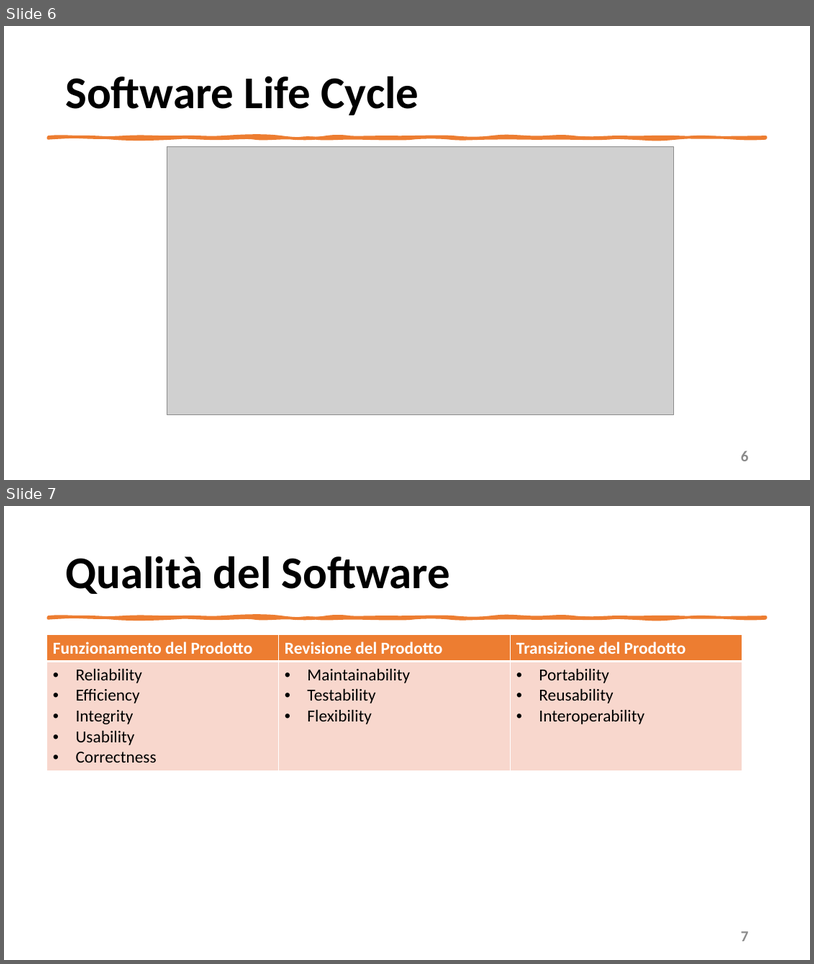
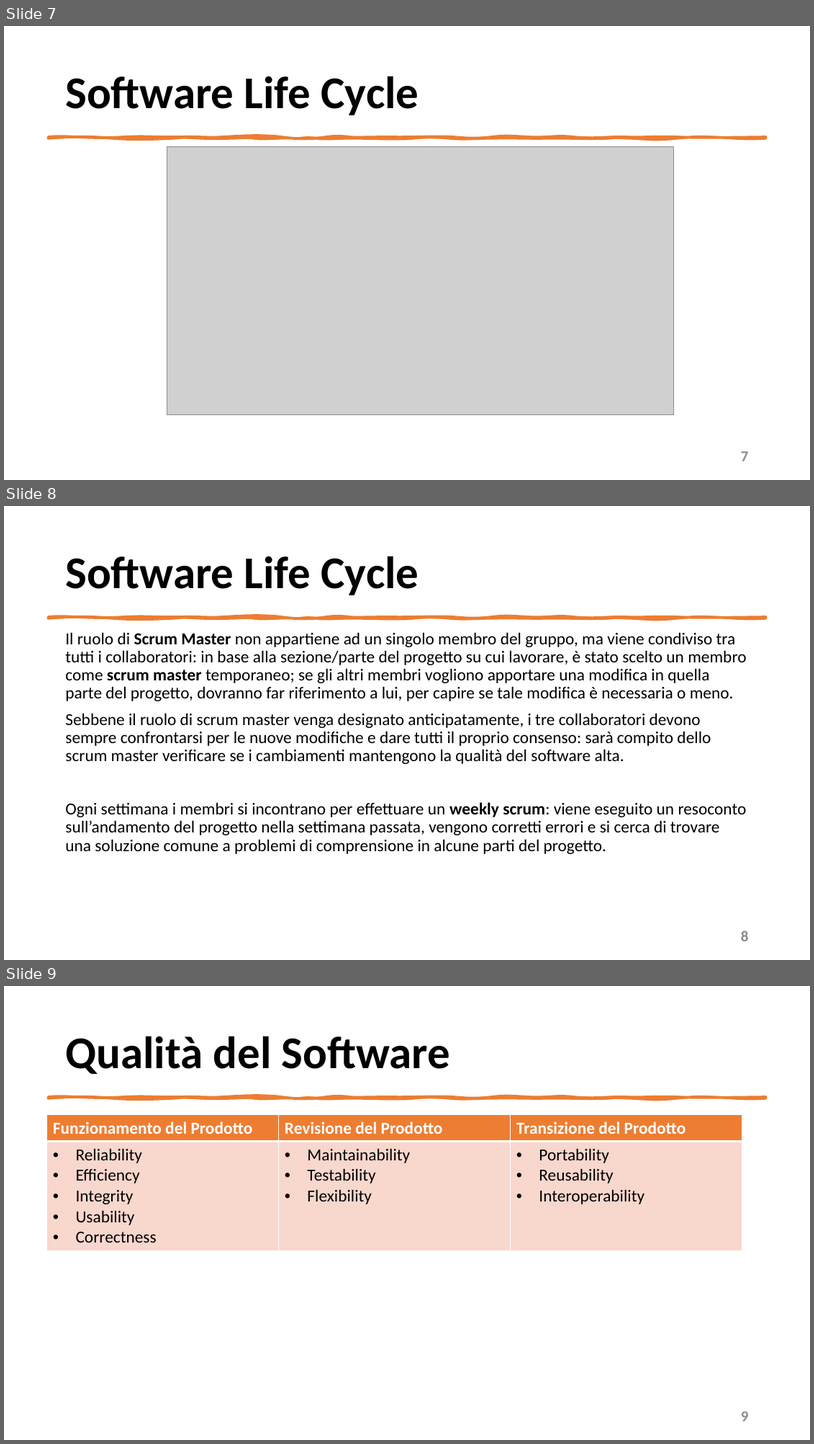
Before and after one commit to mangilimatteo/Progetto_Ingegneria_Software_Cattaneo_Mangili_Saini, a slide deck: Presentazione/Presentazione_Progetto.pptx. Shown one above the other, each under a label of ours: slides 6 and 7 before the commit, slides 7, 8 and 9 after it. The pictures are 814x964 and 814x1444 pixels, drawn with LibreOffice and Linux fonts; fonts in the diff are those of the drawing; grey boxes stand for pictures. Boxes give left, top, right and bottom in pixels: in the first picture for what was removed or moved away, otherwise in the second. Text is boxed around its words. In the diff, an @@ line names an element or a change of style, - is before the commit and + after.

Commit message:
Update Presentazione Progetto
Correzione Software Life Cycle e Software Configuration Management

```diff
--- a/Presentazione/Presentazione_Progetto.pptx
+++ b/Presentazione/Presentazione_Progetto.pptx
@@ slide 8 added at box(4, 506, 810, 960), background #FFFFFF @@
@@ title added at box(65, 556, 419, 595), 54 pt, text #000000, bold @@
+Software Life Cycle
@@ freeform shape added at box(48, 617, 766, 618), fill #ED7D31, outline #ED7D31 3.25 pt @@
@@ text added at box(65, 632, 747, 854), 20 pt, text #000000 @@
+Il ruolo di Scrum Master non appartiene ad un singolo membro del gruppo, ma viene condiviso tra tutti i collaboratori: in base alla sezione/parte del progetto su cui lavorare, è stato scelto un membro come scrum master temporaneo; se gli altri membri vogliono apportare una modifica in quella parte del progetto, dovranno far riferimento a lui, per capire se tale modifica è necessaria o meno.
+Sebbene il ruolo di scrum master venga designato anticipatamente, i tre collaboratori devono sempre confrontarsi per le nuove modifiche e dare tutti il proprio consenso: sarà compito dello scrum master verificare se i cambiamenti mantengono la qualità del software alta.
+Ogni settimana i membri si incontrano per effettuare un weekly scrum: viene eseguito un resoconto sull’andamento del progetto nella settimana passata, vengono corretti errori e si cerca di trovare una soluzione comune a problemi di comprensione in alcune parti del progetto.
@@ page number added at box(741, 930, 749, 941), 18 pt, text #8C8C8C, bold @@
+8
@@ what was slide 6 is now slide 7 @@
@@ page number at box(741, 451, 749, 461): text changed @@
-6
+7
@@ what was slide 7 is now slide 9 @@
@@ page number at box(741, 1411, 749, 1421): text changed @@
-7
+9
```
Also in this commit, not shown: 6 slides changed, 1 other slide added.
